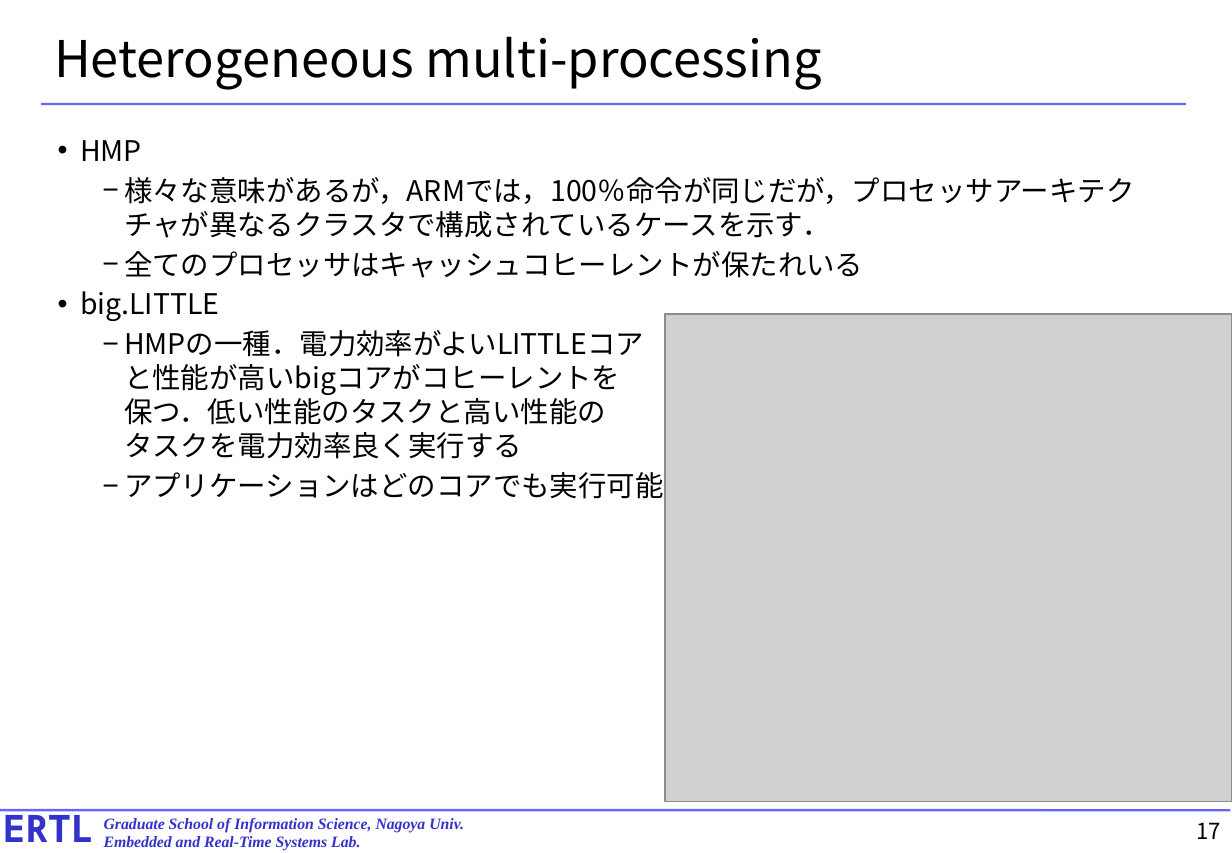
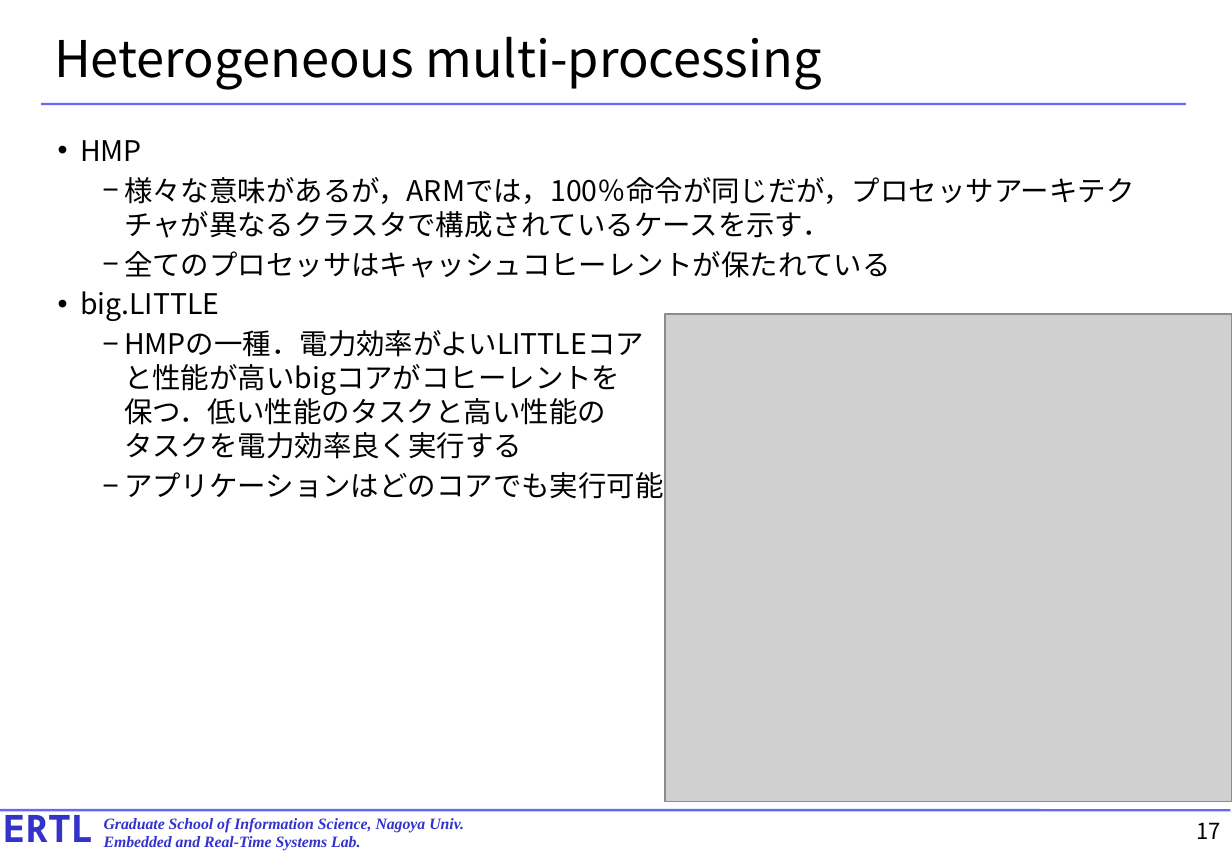
Before and after one commit to exshonda/arm64_basic, a slide deck: slide 17 of text/12.chapter14.pptx. Drawn at 1232x853 pixels with LibreOffice and Linux fonts; fonts in the diff are those of the drawing; grey boxes stand for pictures. Boxes give left, top, right and bottom in pixels: in the first picture for what was removed or moved away, otherwise in the second. Text is boxed around its words. In the diff, an @@ line names an element or a change of style, - is before the commit and + after.

```diff
--- a/text/12.chapter14.pptx
+++ b/text/12.chapter14.pptx
@@ text at <box>124,251,891,278</box>: text changed @@
-  − 全てのプロセッサはキャッシュコヒーレントが保たれいる
+  − 全てのプロセッサはキャッシュコヒーレントが保たれている
```
Also in this commit, not shown: 2 other slides changed, 1 other file.
